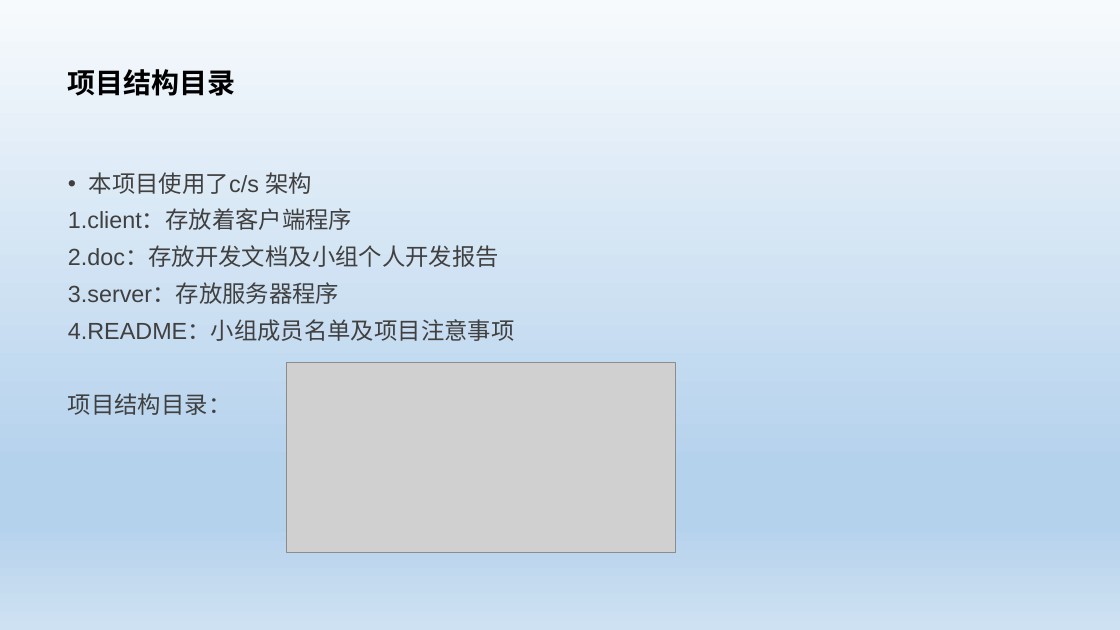
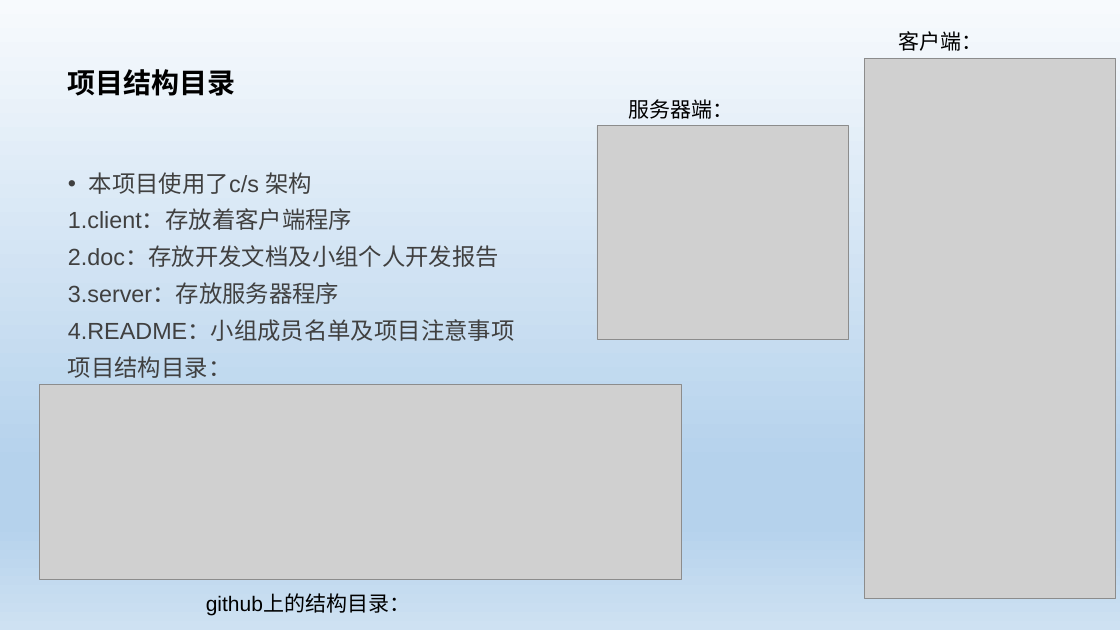
Before and after one commit to SPURSGO/PostgraduateApp, a slide deck: slide 6 of doc/总答辩.ptx.pptx. Drawn at 1120x630 pixels with LibreOffice and Linux fonts; fonts in the diff are those of the drawing; grey boxes stand for pictures. Boxes give left, top, right and bottom in pixels: in the first picture for what was removed or moved away, otherwise in the second. Text is boxed around its words. In the diff, an @@ line names an element or a change of style, - is before the commit and + after.

Commit message:
文档提交，总ppt

```diff
--- a/doc/总答辩.ptx.pptx
+++ b/doc/总答辩.ptx.pptx
@@ picture added at bbox=[865, 58, 1116, 598] @@
@@ text added at bbox=[898, 31, 982, 51], 18 pt, text #000000 @@
+客户端：
@@ text added at bbox=[628, 99, 733, 119], 18 pt, text #000000 @@
+服务器端：
@@ picture added at bbox=[597, 126, 849, 340] @@
@@ text "本项目使用了c/s 架构" rewrapped from bbox=[68, 172, 515, 415] to bbox=[68, 172, 515, 378] @@
@@ picture added at bbox=[40, 385, 682, 580] @@
@@ picture removed at bbox=[287, 362, 676, 552] @@
@@ text added at bbox=[206, 594, 410, 615], 18 pt, text #000000 @@
+github上的结构目录：
```
Also in this commit, not shown: 4 other slides changed, 5 slides added, 2 other files.
